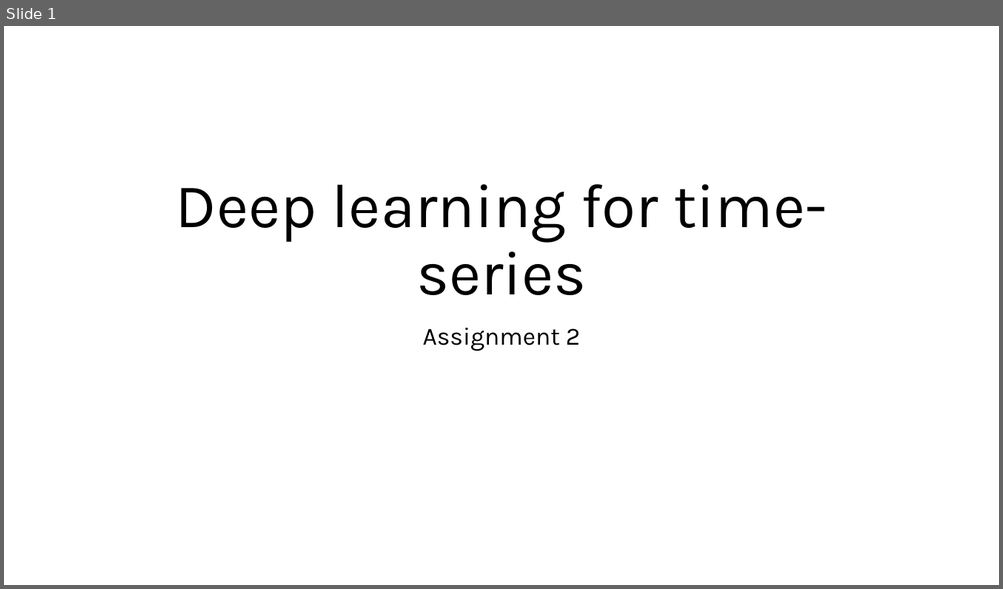
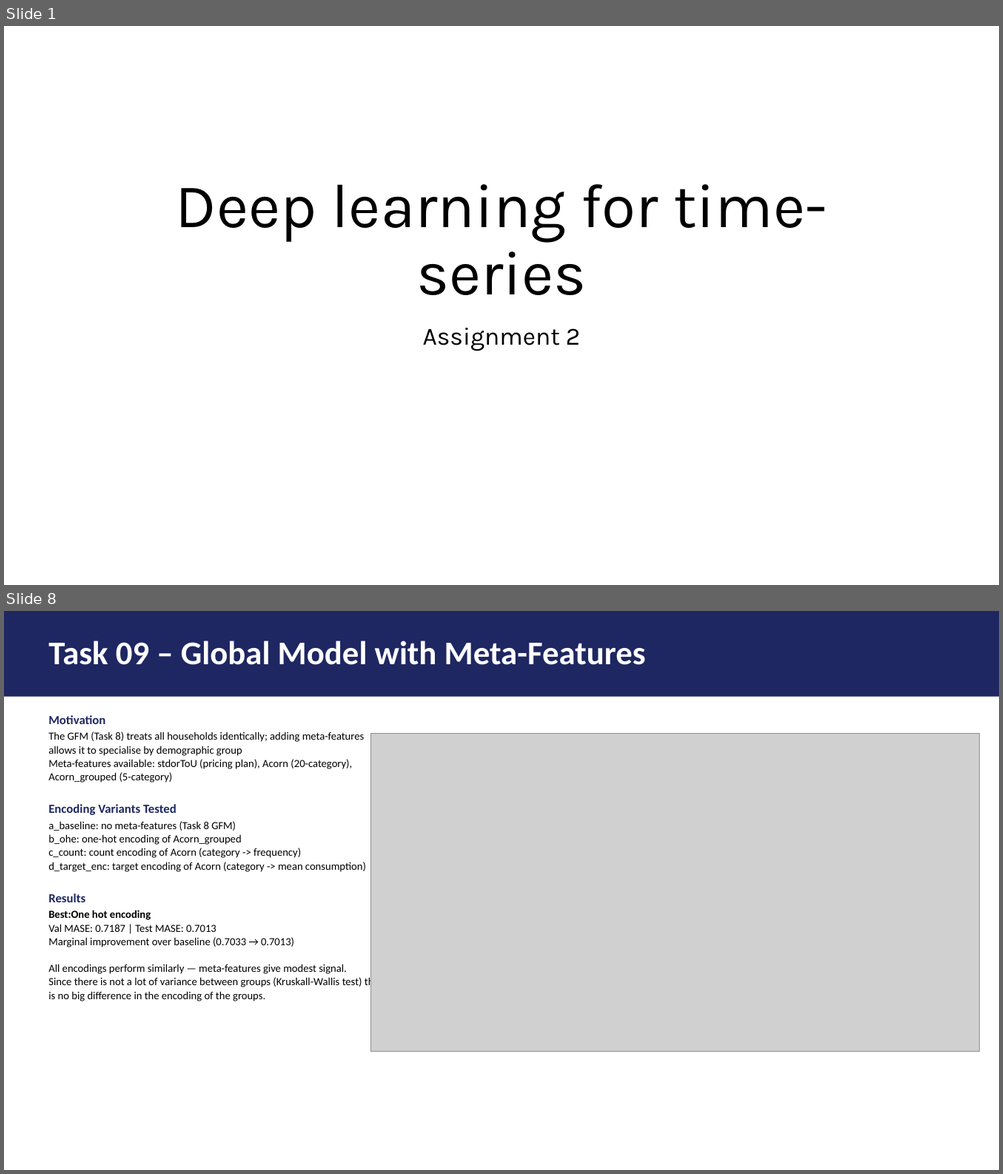
Before and after one commit to FVardi/PhD-Courses, a slide deck: Deep learning for time-series/Assignment 2/Presentation.pptx. Shown one above the other, each under a label of ours: slide 1 before the commit, slides 1 and 8 after it; the slides between them are not shown. The pictures are 1003x589 and 1003x1174 pixels, drawn with LibreOffice and Linux fonts; fonts in the diff are those of the drawing; grey boxes stand for pictures. Boxes give left, top, right and bottom in pixels: in the first picture for what was removed or moved away, otherwise in the second. Text is boxed around its words. In the diff, an @@ line names an element or a change of style, - is before the commit and + after.

```diff
--- a/Deep learning for time-series/Assignment 2/Presentation.pptx
+++ b/Deep learning for time-series/Assignment 2/Presentation.pptx
@@ slide 8 added at (x1=4, y1=611, x2=999, y2=1170), background #FFFFFF @@
@@ rectangle added at (x1=4, y1=611, x2=999, y2=697), fill #1E2761 @@
@@ title added at (x1=48, y1=641, x2=646, y2=665), 32 pt, text #FFFFFF, bold @@
+Task 09 – Global Model with Meta-Features
@@ text added at (x1=48, y1=715, x2=388, y2=1002), 10.5 pt, text #000000 @@
+Motivation
+The GFM (Task 8) treats all households identically; adding meta-features allows it to specialise by demographic group
+Meta-features available: stdorToU (pricing plan), Acorn (20-category), Acorn_grouped (5-category)
+Encoding Variants Tested
+a_baseline: no meta-features (Task 8 GFM)
+b_ohe: one-hot encoding of Acorn_grouped
+c_count: count encoding of Acorn (category -> frequency)
+d_target_enc: target encoding of Acorn (category -> mean consumption)
+Results
+Best:One hot encoding
+Val MASE: 0.7187 | Test MASE: 0.7013
+Marginal improvement over baseline (0.7033 → 0.7013)
+All encodings perform similarly — meta-features give modest signal.
+Since there is not a lot of variance between groups (Kruskall-Wallis test) there is no big difference in the encoding of the groups.
@@ picture added at (x1=371, y1=733, x2=980, y2=1052) @@
```
Also in this commit, not shown: 2 slides changed, 6 other slides added, 5 slides removed, 15 other files.
